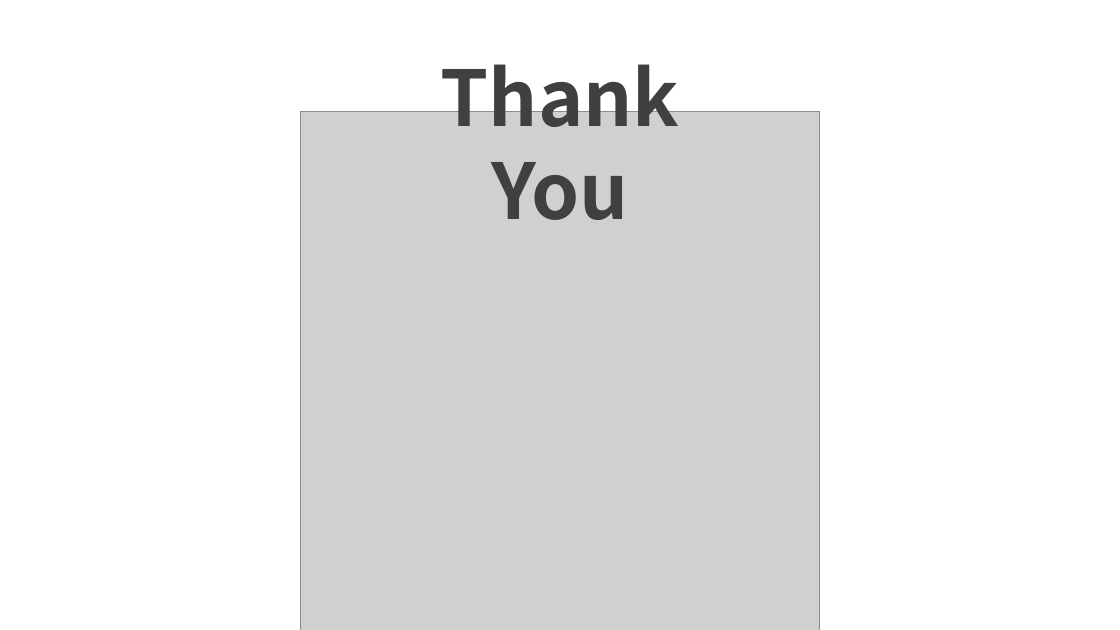
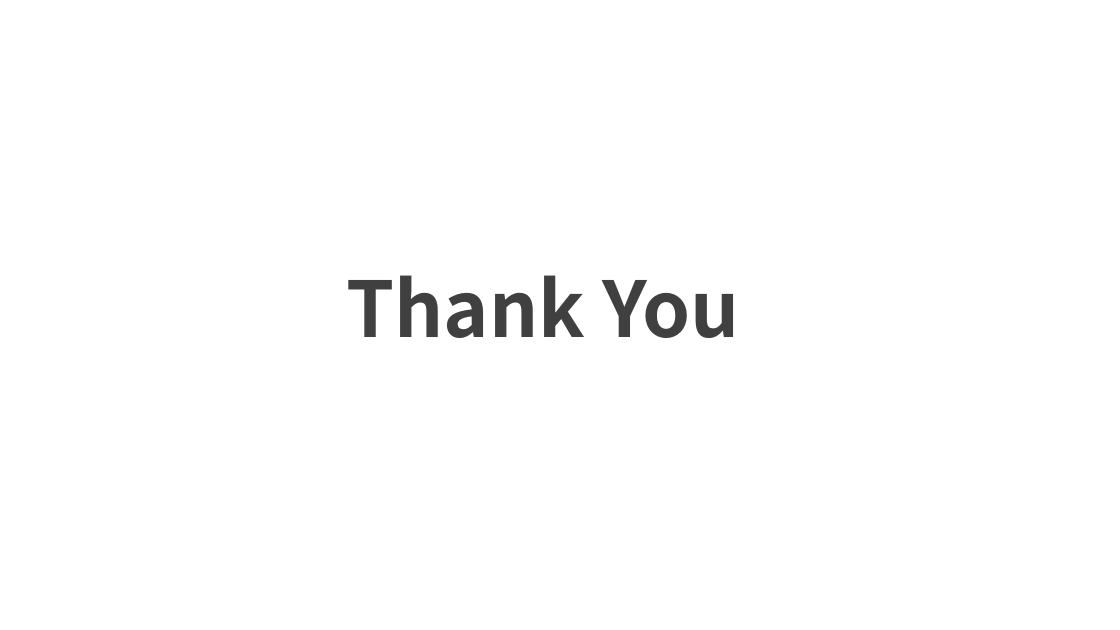
Before and after one commit to hhsw07/ezen-academy-projects, a slide deck: slide 41 of 3조 화면설계서 - SQL 통합.pptx (slide 39 before the commit). Drawn at 1120x630 pixels with LibreOffice and Linux fonts; fonts in the diff are those of the drawing; grey boxes stand for pictures; background and template pictures are left out. Boxes give left, top, right and bottom in pixels: in the first picture for what was removed or moved away, otherwise in the second. Text is boxed around its words. In the diff, an @@ line names an element or a change of style, - is before the commit and + after.

```diff
--- a/3조 화면설계서 - SQL 통합.pptx
+++ b/3조 화면설계서 - SQL 통합.pptx
@@ picture removed at <box>301,111,820,630</box> @@
@@ text "Thank You" rewrapped from <box>441,49,680,220</box> to <box>346,275,739,338</box> @@
```
Also in this commit, not shown: 30 other slides changed, 2 slides added.
